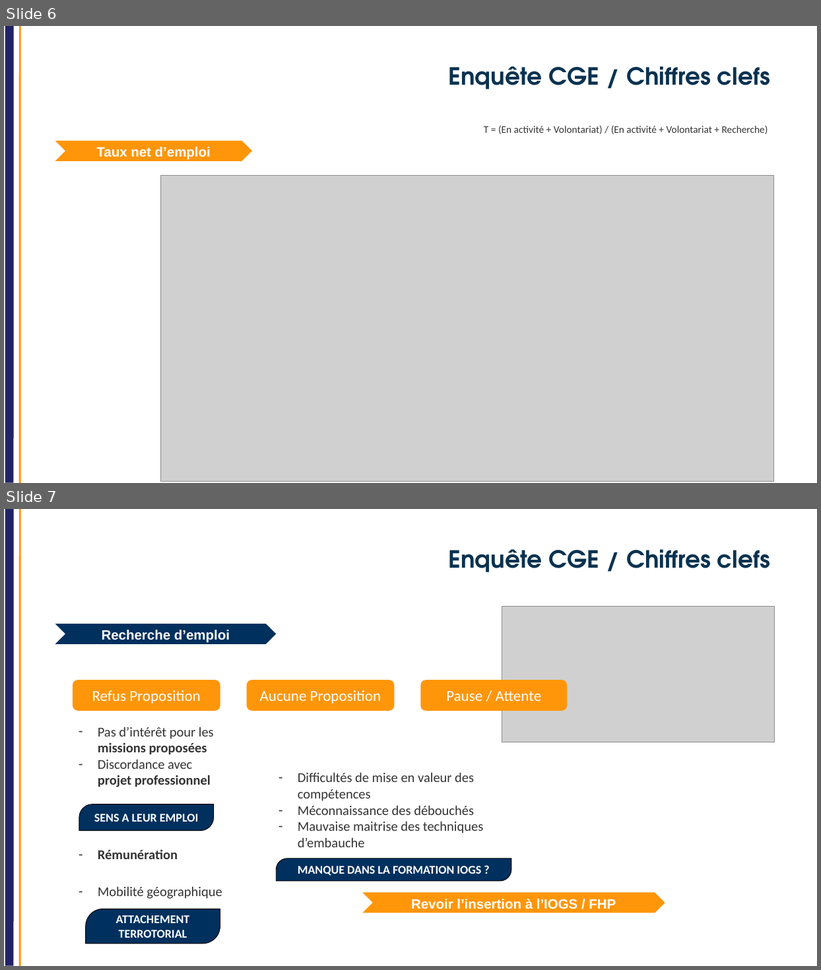
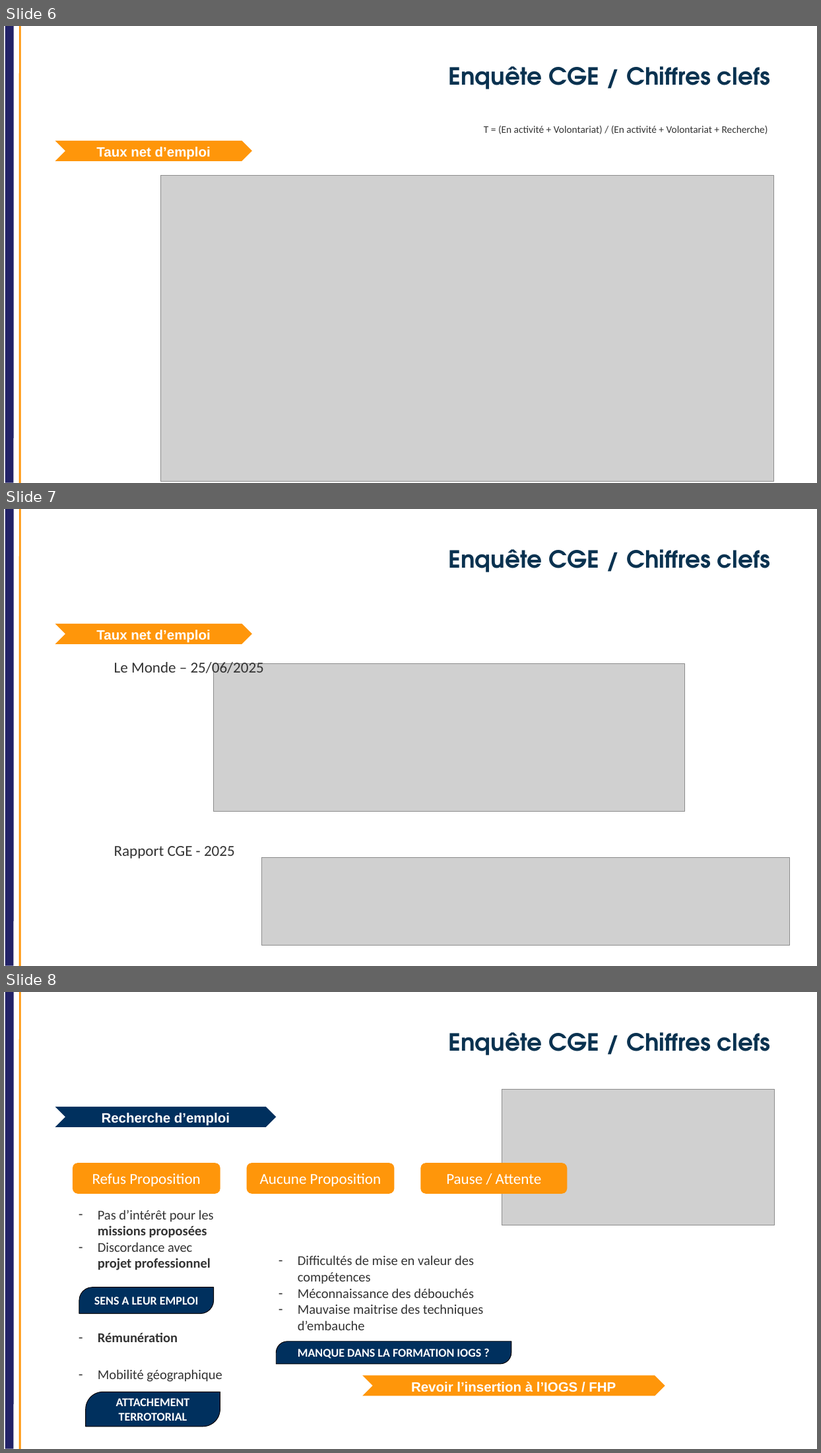
Before and after one commit to jvillemejane/jvillemejane, a slide deck: Presentations/2025_CoFor_CGE_2024_2025.pptx. Shown one above the other, each under a label of ours: slides 6 and 7 before the commit, slides 6, 7 and 8 after it. The pictures are 821x970 and 821x1453 pixels, drawn with LibreOffice and Linux fonts; fonts in the diff are those of the drawing; grey boxes stand for pictures; background and template pictures are left out. Boxes give left, top, right and bottom in pixels: in the first picture for what was removed or moved away, otherwise in the second. Text is boxed around its words. In the diff, an @@ line names an element or a change of style, - is before the commit and + after.

```diff
--- a/Presentations/2025_CoFor_CGE_2024_2025.pptx
+++ b/Presentations/2025_CoFor_CGE_2024_2025.pptx
@@ slide 7 added at [4, 509, 817, 966], background #FFFFFF; not listed: 2 template elements that a slide beside it also shows @@
@@ title added at [448, 549, 770, 572], 28 pt, text #0A3250, bold @@
+Enquête CGE / Chiffres clefs
@@ chevron added at [55, 624, 252, 644], fill #FF960A, 16 pt, text #FFFFFF, bold @@
+Taux net d’emploi
@@ text added at [114, 659, 264, 677], 18 pt, text #333333 @@
+Le Monde – 25/06/2025
@@ picture added at [214, 664, 684, 811] @@
@@ text added at [114, 846, 235, 859], 18 pt, text #333333 @@
+Rapport CGE - 2025
@@ picture added at [262, 858, 790, 946] @@
@@ what was slide 7 is now slide 8 @@
```
